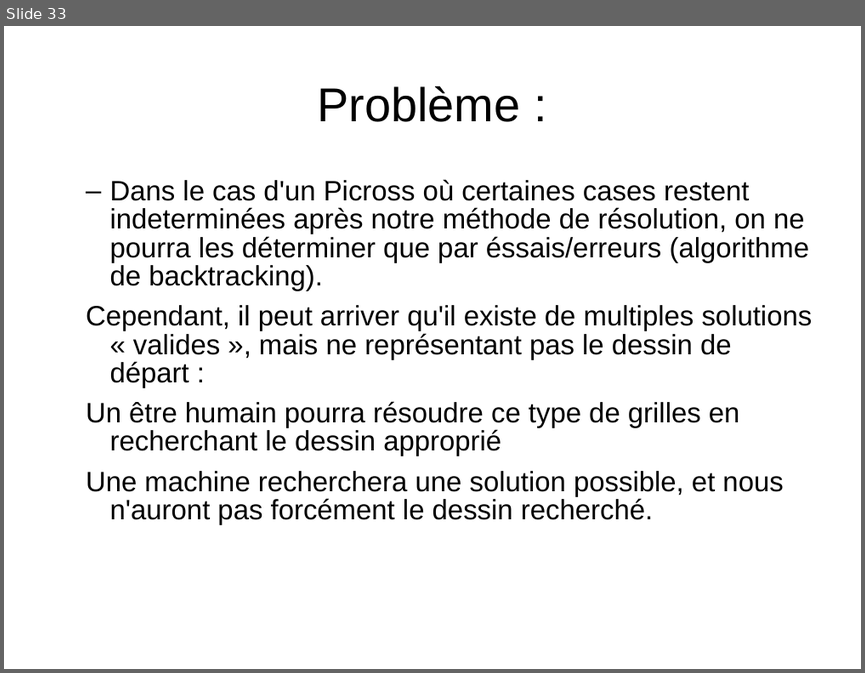
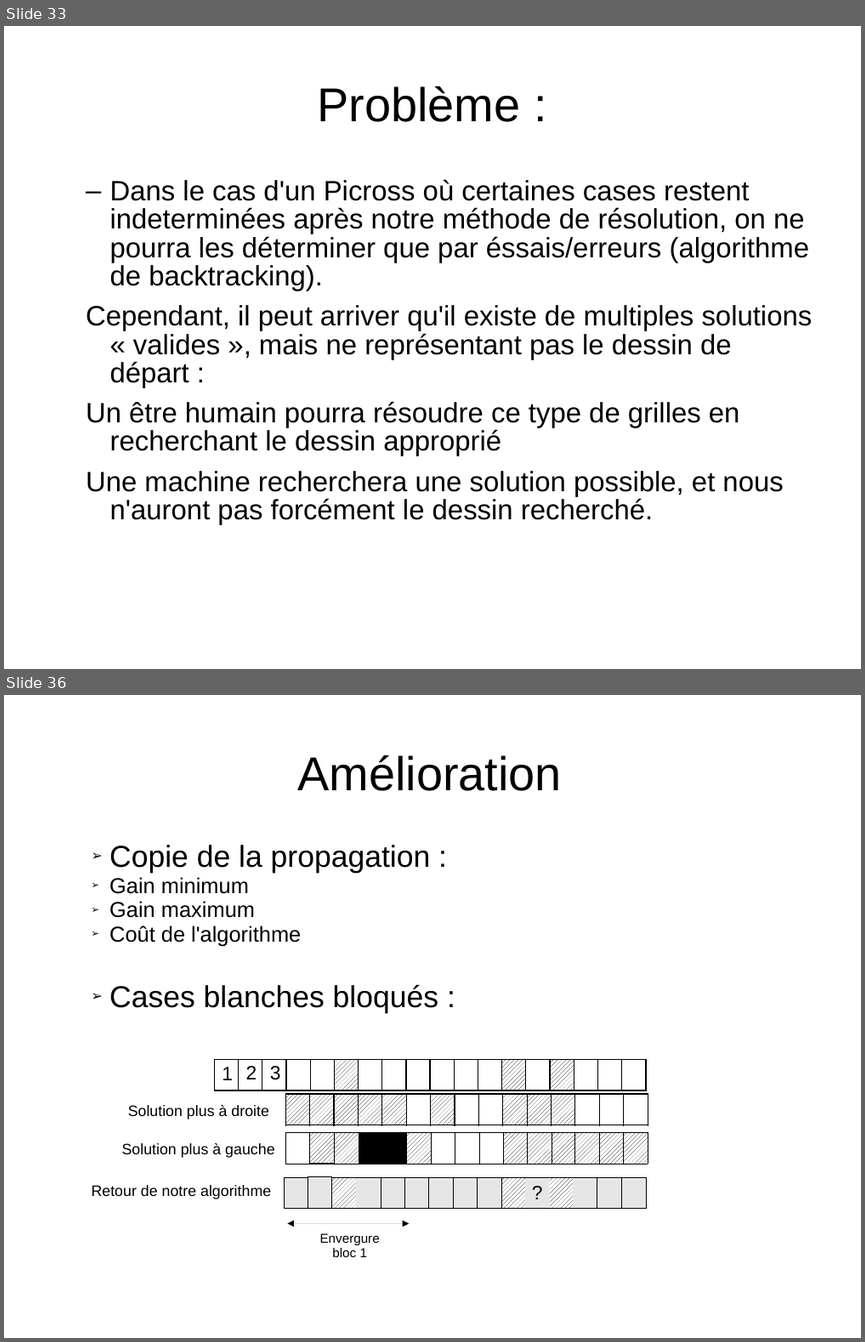
Before and after one commit to benaisc/Picross, a slide deck: Picross.odp. Shown one above the other, each under a label of ours: slide 33 before the commit, slides 33 and 36 after it; the slides between them are not shown. The pictures are 865x673 and 865x1342 pixels, drawn with LibreOffice and Linux fonts; fonts in the diff are those of the drawing. Boxes give left, top, right and bottom in pixels: in the first picture for what was removed or moved away, otherwise in the second. Text is boxed around its words. In the diff, an @@ line names an element or a change of style, - is before the commit and + after.

```diff
--- a/Picross.odp
+++ b/Picross.odp
@@ slide 36 added at <box>4,695,861,1338</box>, background #FFFFFF @@
@@ title added at <box>298,755,562,791</box>, 44 pt, text #000000 @@
+Amélioration
@@ text added at <box>109,845,431,946</box>, 20 pt, text #000000 @@
+➢ Copie de la propagation :
+➢ Gain minimum
+➢ Gain maximum
+➢ Coût de l'algorithme
@@ text added at <box>109,984,438,1014</box>, 28 pt, text #000000 @@
+➢ Cases blanches bloqués :
@@ table added at <box>215,1059,648,1089</box>, 1 rows, 18 columns @@
+1 | 2 | 3 |  |  |  |  |  |  |  |  |  |  |  |  |  |  | 
@@ table added at <box>285,1094,647,1123</box>, 1 rows, 15 columns @@
+ |  |  |  |  |  |  |  |  |  |  |  |  |  | 
@@ text added at <box>128,1105,269,1119</box>, 14 pt, text #000000 @@
+Solution plus à droite
@@ text added at <box>122,1143,274,1157</box>, 14 pt, text #000000 @@
+Solution plus à gauche
@@ table added at <box>285,1132,647,1162</box>, 1 rows, 15 columns @@
+ |  |  |  |  |  |  |  |  |  |  |  |  |  | 
@@ table added at <box>284,1177,646,1208</box>, 1 rows, 15 columns @@
+ |  |  |  |  |  |  |  |  |  |  |  |  |  | 
@@ text added at <box>524,1179,555,1210</box>, 18 pt, text #000000 @@
+?
@@ text added at <box>92,1185,271,1199</box>, 14 pt, text #000000 @@
+Retour de notre algorithme
@@ double arrow added from (288, 1223) to (409, 1224), #000000 0 pt @@
@@ text added at <box>320,1233,380,1257</box>, 12 pt, text #000000 @@
+Envergure bloc 1
```
Also in this commit, not shown: 5 slides changed, 2 other slides added, 1 slide removed.
